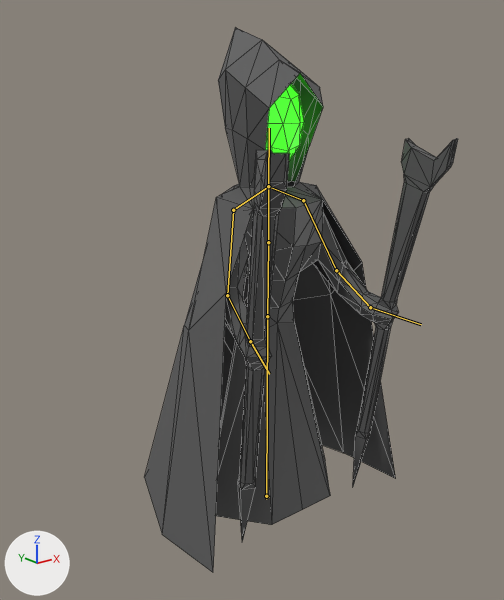
What one commit did to the glTF model assets/models/Wizard.glb.
Camera for both pictures: a camera (50 mm lens) standing at (-2.37, -2.82, 2.41) and looking at (-0.06, 0.07, 1.26). The lights are fixed; the arrows at lower left show +X, +Y and +Z. The older version comes first. The bones that change, and the others that lie on the model, are drawn over the model as lines. Mesh edges are drawn as thin lines.

Names of what the first picture shows: 'BodyMesh', 'Icosphere'.
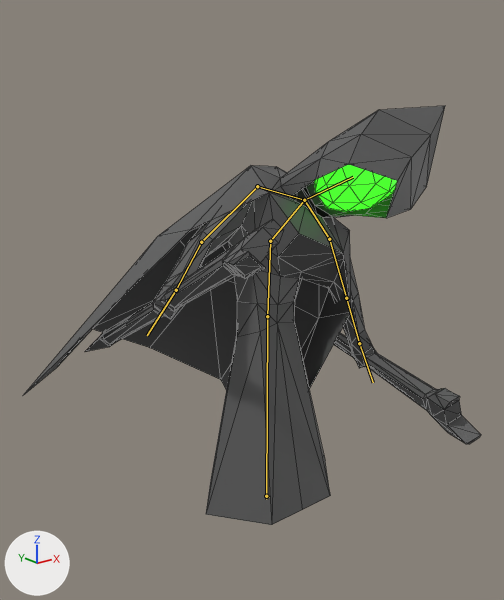
The newer file adds an action. The first version stands in its rest pose; the second is drawn at frame 28 of the action 'Stun'.

What the commit changed:
Bone 'Spine.01' (bone_spine_01) turns from (0, 0, 0) to (-10, -8, 10) degrees about its own x, y and z.
Bone 'Spine.002' (bone_spine_002) turns from (0, 0, 0) to (-19, -25, -31) degrees about its own x, y and z.
Bone 'Spine.003' (bone_spine_003) turns from (0, 0, 0) to (-18, -3, -17) degrees about its own x, y and z.
Bone 'Shoulder.l' (bone_shoulder_l) turns from (0, 0, 0) to (2, -17, -7) degrees about its own x, y and z.
Bone 'Arm.01.l' (bone_arm_01_l) turns from (0, 0, 0) to (36, -13, 31) degrees about its own x, y and z.
Bone 'Arm.01.l.001' (bone_arm_01_l_001) turns from (0, 0, 0) to (-4, -5, 11) degrees about its own x, y and z.
Bone 'Arm.01.l.002' (bone_arm_01_l_002) turns from (0, 0, 0) to (-19, 27, 19) degrees about its own x, y and z.
Bone 'Shoulder.r' (bone_shoulder_r) turns from (0, 0, 0) to (1, -22, -9) degrees about its own x, y and z.
Bone 'Arm.01.r' (bone_arm_01_r) turns from (0, 0, 0) to (7, 0, 42) degrees about its own x, y and z.
Bone 'Arm.01.r.001' (bone_arm_01_r_001) turns from (0, 0, 0) to (-12, -3, -24) degrees about its own x, y and z.
Bone 'Arm.01.r.002' (bone_arm_01_r_002) turns from (0, 0, 0) to (-11, -4, -10) degrees about its own x, y and z.

Location of each change, (x1, y1, x2, y2) in pixels of the pictures (504 x 600 px):
'BodyMesh', posed (46% wider, 23% shorter)
    before: (145, 27, 458, 572)
    after: (24, 106, 481, 525)
'Icosphere', posed
    before: (265, 84, 304, 161)
    after: (315, 164, 397, 212)
bone 'Spine.01', root to tip
    before: (267, 316) to (268, 242)
    after: (267, 316) to (270, 241)
bone 'Spine.002', root to tip
    before: (268, 242) to (268, 186)
    after: (270, 241) to (304, 200)
bone 'Spine.003', root to tip
    before: (268, 186) to (269, 128)
    after: (304, 200) to (353, 177)
bone 'Shoulder.l', root to tip
    before: (268, 186) to (303, 200)
    after: (304, 200) to (329, 239)
bone 'Arm.01.l', root to tip
    before: (303, 200) to (336, 270)
    after: (329, 239) to (346, 298)
bone 'Arm.01.l.001', root to tip
    before: (336, 270) to (370, 307)
    after: (346, 298) to (359, 343)
bone 'Arm.01.l.002', root to tip
    before: (370, 307) to (421, 324)
    after: (359, 343) to (373, 382)
bone 'Shoulder.r', root to tip
    before: (268, 186) to (233, 210)
    after: (304, 200) to (257, 186)
bone 'Arm.01.r', root to tip
    before: (233, 210) to (227, 295)
    after: (257, 186) to (201, 242)
bone 'Arm.01.r.001', root to tip
    before: (227, 295) to (250, 341)
    after: (201, 242) to (176, 290)
bone 'Arm.01.r.002', root to tip
    before: (250, 341) to (269, 374)
    after: (176, 290) to (147, 335)
